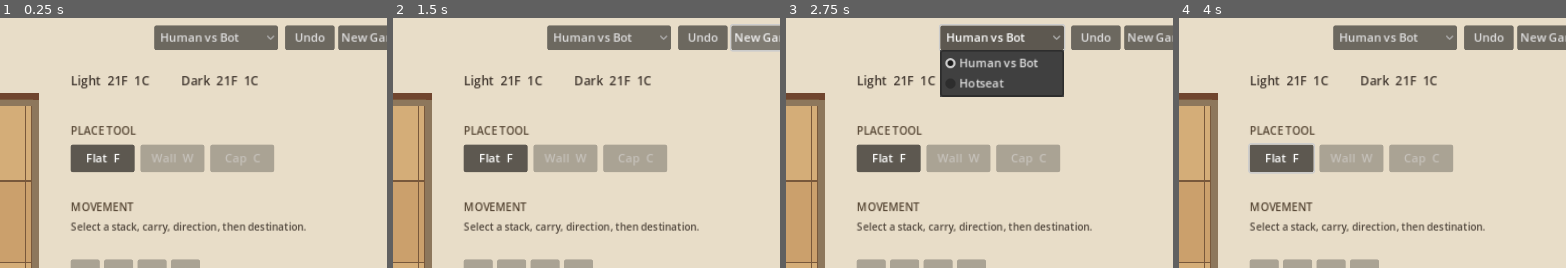
Above: before the commit, frames 1-4 (left to right).
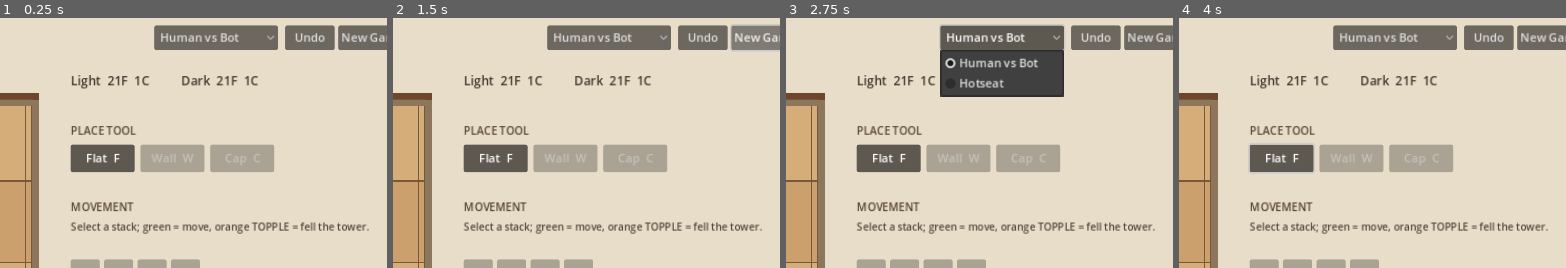
Above: after the commit, the same moments.

Repository: orbitmechanic/tak
Game: Godot game, scene res://scenes/Main.tscn
Same seed, same stepped clock (60 frames per second), same inputs: the game is played once before the commit and once after it.
Inputs:
- Up to frame 1 (0.25 s): no input
- Up to frame 2 (1.5 s): click "New Game" at 0.5 s; click "New Game" at 1.25 s
- Up to frame 3 (2.75 s): click "Human vs Bot" at 2 s
- Up to frame 4 (4 s): click "Undo" at 2.75 s; click "Flat F" at 3.5 s
The pictures show only the part of the screen within x 50-100%, y 0-50%; the shares and areas given below are measured in that part.

The runs differ from the first frame. In frame 1, 1.2% of the frame differs, in the area x 35-96%, y 81-87%; in frame 2, 1.2%; in frame 3, 1.2%; in frame 4, 1.2%.

Commit message:
Add novel-style tower toppling: fell any tower bottom-to-top along a straight ray with room (any top piece incl. capstone; walls re-stand, blocked by walls/edge/occupied landing); topple rays shown on stack select with orange TOPPLE markers; bot sees and uses topples via engine legal moves; 7 new tests (45 total)

Diff:
--- a/Probe.gd
+++ b/Probe.gd
@@ -14,6 +14,7 @@
 	_test_wall_rules()
 	_test_wall_carry()
 	_test_topple()
+	_test_topple_tower()
 	_test_roads()
 	_test_full_board_count()
 	_test_clone()
@@ -255,6 +256,50 @@
 	_check("random move sampler emits legal moves", checked > 0 and legal, "sampled an illegal move")
 	_check("random move sampler checked 300 positions", checked >= 250, "too many sampler calls returned empty")
 
+func _test_topple_tower() -> void:
+	var t: TakState = _normal_state()
+	t.current = 0
+	_put(t, 10, 0, TakState.FLAT)
+	_put(t, 10, 1, TakState.FLAT)
+	_put(t, 10, 0, TakState.CAPSTONE)
+	var legal_listed: bool = false
+	for m: Dictionary in t.legal_moves():
+		if m.get("kind") == "topple" and int(m.get("from", -1)) == 10 and int(m.get("dir", -1)) == 0:
+			legal_listed = true
+	var legal: bool = t.is_legal({"kind": "topple", "from": 10, "dir": 0})
+	t.apply_move({"kind": "topple", "from": 10, "dir": 0})
+	var distributed: bool = int(t.heights[10]) == 0 and int(t.heights[11]) == 1 and t.piece_owner(11) == 0 and t.piece_type(11) == TakState.FLAT and t.piece_owner(12) == 1 and t.piece_owner(13) == 0 and t.piece_type(13) == TakState.CAPSTONE
+	_check("tower topple distributes bottom to top", legal_listed and legal and distributed, "topple distribution wrong")
+	var b: TakState = _normal_state()
+	b.current = 0
+	_put(b, 10, 0, TakState.FLAT)
+	_put(b, 10, 0, TakState.FLAT)
+	_put(b, 12, 1, TakState.WALL)
+	_check("topple blocked by wall in path", not b.is_legal({"kind": "topple", "from": 10, "dir": 0}) and b.is_legal({"kind": "topple", "from": 10, "dir": 2}), "wall did not block topple or blocking was over-eager")
+	var w: TakState = _normal_state()
+	w.current = 0
+	_put(w, 10, 0, TakState.FLAT)
+	_put(w, 10, 0, TakState.WALL)
+	w.apply_move({"kind": "topple", "from": 10, "dir": 0})
+	_check("wall-top tower topples and re-stands", int(w.heights[12]) == 1 and w.piece_type(12) == TakState.WALL and w.piece_owner(11) == 0, "wall-top tower topple wrong")
+	var tt: TakState = _normal_state()
+	tt.current = 0
+	for i: int in range(6):
+		_put(tt, 12, 0, TakState.FLAT)
+	var no_topple: bool = true
+	for m: Dictionary in tt.legal_moves():
+		if m.get("kind") == "topple" and int(m.get("from", -1)) == 12:
+			no_topple = false
+	_check("six-tall tower cannot topple off board", no_topple and tt.has_legal_move(), "impossible topple offered or tower locked entirely")
+	var rw: TakState = _normal_state()
+	rw.current = 0
+	for cell: int in [1, 6, 16, 21]:
+		_put(rw, cell, 0, TakState.FLAT)
+	_put(rw, 12, 0, TakState.FLAT)
+	_put(rw, 12, 0, TakState.FLAT)
+	rw.apply_move({"kind": "topple", "from": 12, "dir": 1})
+	_check("topple completing a road wins", rw.over and rw.winner == 0, "road win via topple not detected")
+
 func _test_ui_flow() -> void:
 	var game = load("res://scenes/Main.tscn").instantiate()
 	root.add_child(game)
@@ -280,11 +325,23 @@
 		_put(s, cell, 0, TakState.FLAT)
 	game._commit_move({"kind": "place", "cell": 14, "piece_type": TakState.FLAT})
 	var announced: bool = s.over and s.winner == 0 and "Light wins by road" in game.status_label.text
+	game._new_game()
+	var s2 = game.state
+	s2.opening_done = PackedByteArray([1, 1])
+	s2.current = 0
+	_put(s2, 12, 0, TakState.FLAT)
+	_put(s2, 12, 0, TakState.FLAT)
+	game._select_stack(12)
+	var topples_shown: bool = game.topple_options.has(13) and game.topple_options.has(14) and bool(game.topple_options[14]["last"]) and not bool(game.topple_options[13]["last"])
+	game._on_cell_clicked(14)
+	var toppled: bool = int(game.state.heights[12]) == 0 and int(game.state.heights[13]) == 1 and int(game.state.heights[14]) == 1
 	game.queue_free()
 	_check("selecting stack highlights destinations", dest_shown, "no highlight after stack selection")
 	_check("arrow key picks move direction", arrow_sets_direction, "left arrow did not select direction 1")
 	_check("destination click works after stack select", moved_without_ray_direction, "clicking highlighted cell failed to move")
 	_check("road win ends game and is announced", announced, "winning road did not stop/announce game")
+	_check("UI marks topple path with last cell flagged", topples_shown, "topple options not shown on tower select")
+	_check("UI topple click fells tower", toppled, "clicking TOPPLE cell did not topple")
 
 func _seeded_midgame_state() -> TakState:
 	var state: TakState = TakState.new()
--- /dev/null
+++ b/ReproProbe.gd
@@ -0,0 +1,47 @@
+extends SceneTree
+
+var TakState = null
+var game = null
+
+func _initialize() -> void:
+	TakState = load("res://scripts/tak_state.gd")
+	game = load("res://scenes/Main.tscn").instantiate()
+	root.add_child(game)
+	_run()
+
+func _put(s: TakState, cell: int, owner: int, piece: int) -> void:
+	var h: int = int(s.heights[cell])
+	s.cells[cell * TakState.MAX_STACK + h] = owner * 3 + piece
+	s.heights[cell] = h + 1
+	if h == 0:
+		s._occupied_count += 1
+	s._mark_road_masks_dirty()
+
+func _run() -> void:
+	# E1: engine topple onto a TOWER [light flat, dark wall] with lone dark cap
+	var s: TakState = TakState.new()
+	s.opening_done = PackedByteArray([1, 1])
+	s.current = 1
+	_put(s, 11, 0, TakState.FLAT)
+	_put(s, 11, 1, TakState.WALL)
+	_put(s, 12, 1, TakState.CAPSTONE)
+	var mv: Dictionary = {"kind": "move", "from": 12, "carry": 1, "dir": 1, "drops": [1]}
+	print("E1 legality=%s" % str(s.is_legal(mv)))
+	s.apply_move(mv)
+	print("E1 result h=%d types=%d,%d,%d owners=%d,%d,%d (want h=3 wall-as-flat owner1 then cap)" % [
+		int(s.heights[11]), s.piece_type(11, 0), s.piece_type(11, 1), s.piece_type(11, 2),
+		s.piece_owner(11, 0), s.piece_owner(11, 1), s.piece_owner(11, 2)])
+	await process_frame
+	# UI: fresh game, P0 light lone cap at 12 adjacent to dark wall at 11
+	game.hotseat = true
+	var g: TakState = game.state
+	g.opening_done = PackedByteArray([1, 1])
+	g.current = 0
+	_put(g, 11, 1, TakState.WALL)
+	_put(g, 12, 0, TakState.CAPSTONE)
+	g._mark_road_masks_dirty()
+	game._select_stack(12)
+	print("UI dests=%s carry=%d" % [str(game.legal_destinations), game.selected_carry])
+	game._on_cell_clicked(11)
+	print("UI after click h11=%d h12=%d top11=%d (want h11=2 h12=0 cap-on-flattened)" % [int(g.heights[11]), int(g.heights[12]), g.piece_type(11)])
+	quit(0)
--- a/scripts/main.gd
+++ b/scripts/main.gd
@@ -17,6 +17,7 @@
 var selected_carry: int = 1
 var selected_direction: int = -1
 var legal_destinations: Array[int] = []
+var topple_options: Dictionary = {}
 var undo_states: Array[TakState] = []
 var undo_actors: Array[int] = []
 var hud: Control
@@ -96,6 +97,11 @@
 			draw_rect(rect.grow(-7), Color(0.23, 0.56, 0.29, 0.33))
 			if state.piece_type(cell) == TakState.WALL and selected_carry == 1 and state.piece_type(selected_from, int(state.heights[selected_from]) - 1) == TakState.CAPSTONE:
 				draw_string(ThemeDB.fallback_font, rect.position + Vector2(22, CELL - 9), "TOPPLE", HORIZONTAL_ALIGNMENT_LEFT, 72, 12, Color("#fff7d8"))
+		if topple_options.has(cell):
+			draw_rect(rect.grow(-7), Color(0.16, 0.40, 0.72, 0.30))
+			if bool(topple_options[cell]["last"]):
+				draw_rect(rect.grow(-4), Color(0.98, 0.65, 0.20, 0.9), false, 3.0)
+				draw_string(ThemeDB.fallback_font, rect.position + Vector2(6, CELL - 9), "TOPPLE", HORIZONTAL_ALIGNMENT_LEFT, 100, 12, Color("#fff7d8"))
 		if cell == selected_from:
 			draw_rect(rect.grow(-4), Color(0.95, 0.79, 0.28, 0.54))
 		draw_rect(rect, Color("#78583b"), false, 2.0)
@@ -225,7 +231,7 @@
 		button.pressed.connect(_on_tool_pressed.bind(type))
 		tool_buttons.append(button)
 	_add_label("MOVEMENT", Vector2(665, 263), Vector2(150, 25), 15, Color("#554533"))
-	_add_label("Select a stack, carry, direction, then destination.", Vector2(665, 291), Vector2(390, 48), 14, Color("#51473d"))
+	_add_label("Select a stack; green = move, orange TOPPLE = fell the tower.", Vector2(665, 291), Vector2(390, 48), 14, Color("#51473d"))
 	for direction: int in range(4):
 		var names: Array[String] = ["→", "←", "↓", "↑"]
 		var positions: Array[Vector2] = [Vector2(665, 346), Vector2(711, 346), Vector2(757, 346), Vector2(803, 346)]
@@ -269,6 +275,11 @@
 	_update_hud()
 
 func _on_cell_clicked(cell: int) -> void:
+	if selected_from >= 0 and topple_options.has(cell) and bool(topple_options[cell]["last"]):
+		var topple_move: Dictionary = {"kind": "topple", "from": selected_from, "dir": int(topple_options[cell]["dir"])}
+		if state.is_legal(topple_move):
+			_commit_move(topple_move)
+			return
 	if selected_from >= 0 and cell != selected_from:
 		var tried: Array[int] = []
 		if selected_direction >= 0:
@@ -294,7 +305,7 @@
 			if state.is_legal(move):
 				_commit_move(move)
 		return
-	if state.piece_owner(cell) == state.current and state.piece_type(cell) != TakState.WALL:
+	if state.piece_owner(cell) == state.current:
 		_select_stack(cell)
 	else:
 		_clear_selection()
@@ -311,6 +322,12 @@
 		carry_buttons.append(button)
 	for button: Button in direction_buttons:
 		button.disabled = false
+	for direction: int in range(4):
+		var landing: Array[int] = state.topple_landing_cells(cell, direction)
+		if landing.is_empty():
+			continue
+		for index: int in range(landing.size()):
+			topple_options[landing[index]] = {"dir": direction, "last": index == landing.size() - 1}
 	_refresh_destinations()
 	queue_redraw()
 
@@ -432,6 +449,7 @@
 	selected_from = -1
 	selected_direction = -1
 	legal_destinations.clear()
+	topple_options.clear()
 	for button: Button in carry_buttons:
 		button.queue_free()
 	carry_buttons.clear()
--- a/scripts/tak_state.gd
+++ b/scripts/tak_state.gd
@@ -213,6 +213,12 @@
 		for carry: int in range(1, max_carry + 1):
 			for direction: int in range(4):
 				_append_paths(moves, cell, carry, direction, 0, [], 0)
+	for cell: int in range(CELL_COUNT):
+		if int(heights[cell]) < 2 or piece_owner(cell) != current:
+			continue
+		for direction: int in range(4):
+			if not topple_landing_cells(cell, direction).is_empty():
+				moves.append({"kind": "topple", "from": cell, "dir": direction})
 	return moves
 
 func has_legal_move() -> bool:
@@ -224,13 +230,41 @@
 		if _occupied_count < CELL_COUNT:
 			return true
 	for cell: int in range(CELL_COUNT):
-		if piece_owner(cell) != current or piece_type(cell) == WALL:
+		if piece_owner(cell) != current:
 			continue
-		for carry: int in range(1, mini(5, int(heights[cell])) + 1):
+		if piece_type(cell) != WALL:
+			for carry: int in range(1, mini(5, int(heights[cell])) + 1):
+				for direction: int in range(4):
+					if _has_any_path(cell, carry, direction):
+						return true
+		if int(heights[cell]) >= 2:
 			for direction: int in range(4):
-				if _has_any_path(cell, carry, direction):
+				if not topple_landing_cells(cell, direction).is_empty():
 					return true
 	return false
+
+func topple_landing_cells(from: int, direction: int) -> Array[int]:
+	var result: Array[int] = []
+	if over:
+		return result
+	var height: int = int(heights[from])
+	if height < 2:
+		return result
+	var owner: int = piece_owner(from)
+	if owner != current:
+		return result
+	for step: int in range(1, height + 1):
+		var cell: int = _neighbor(from, direction, step)
+		if cell < 0:
+			return []
+		var stone: int = int(cells[from * MAX_STACK + step - 1])
+		var stone_type: int = stone % 3
+		if piece_type(cell) == WALL:
+			return []
+		if stone_type == WALL and int(heights[cell]) > 0:
+			return []
+		result.append(cell)
+	return result
 
 func _append_paths(moves: Array[Dictionary], origin: int, carry: int, direction: int, distance: int, drops: Array[int], used: int) -> void:
 	if distance >= BOARD_SIZE:
@@ -273,6 +307,14 @@
 		if piece == FLAT or piece == WALL:
 			return reserve_flats[current] > 0
 		return piece == CAPSTONE and reserve_caps[current] > 0
+	if str(move["kind"]) == "topple":
+		if not move.has("from") or not move.has("dir"):
+			return false
+		var origin_t: int = int(move["from"])
+		var direction_t: int = int(move["dir"])
+		if direction_t < 0 or direction_t > 3:
+			return false
+		return not topple_landing_cells(origin_t, direction_t).is_empty()
 	if str(move["kind"]) != "move" or not move.has("from") or not move.has("carry") or not move.has("dir"):
 		return false
 	var origin: int = int(move["from"])
@@ -385,6 +427,16 @@
 			return _stamp_random_move(opening_moves[rng.randi_range(0, opening_moves.size() - 1)])
 		return {}
 	var movable_cells: PackedInt32Array = _movable_cells[current]
+	if rng.randf() < 0.25:
+		var tower_cells: Array[int] = []
+		for cell: int in range(CELL_COUNT):
+			if int(heights[cell]) >= 2 and piece_owner(cell) == current:
+				tower_cells.append(cell)
+		if not tower_cells.is_empty():
+			var origin_topple: int = tower_cells[rng.randi_range(0, tower_cells.size() - 1)]
+			var dir_topple: int = rng.randi_range(0, 3)
+			if not topple_landing_cells(origin_topple, dir_topple).is_empty():
+				return _stamp_random_move({"kind": "topple", "from": origin_topple, "dir": dir_topple})
 	for attempt: int in range(8):
 		if movable_cells.is_empty():
 			break
@@ -431,6 +483,8 @@
 func _move_signature(move: Dictionary) -> int:
 	if str(move.get("kind", "")) == "place":
 		return (1 << 30) | (int(move["cell"]) << 3) | int(move["piece_type"])
+	if str(move.get("kind", "")) == "topple":
+		return (2 << 30) | int(move["from"]) | (int(move["dir"]) << 5)
 	var signature: int = int(move["from"]) | (int(move["carry"]) << 5) | (int(move["dir"]) << 8)
 	var drops: Array = move.get("drops", [])
 	for index: int in range(drops.size()):
@@ -465,6 +519,8 @@
 		else:
 			reserve_flats[owner] -= 1
 		opening_done[actor] = 1
+	elif str(move["kind"]) == "topple":
+		_apply_topple(move)
 	else:
 		_apply_stack_move(move)
 	turn_number += 1
@@ -522,6 +578,29 @@
 			offset += 1
 		_update_road_mask_cell(destination)
 
+func _apply_topple(move: Dictionary) -> void:
+	var origin: int = int(move["from"])
+	var direction: int = int(move["dir"])
+	var landing: Array[int] = topple_landing_cells(origin, direction)
+	var height: int = int(heights[origin])
+	var base: int = origin * MAX_STACK
+	var carried: Array[int] = []
+	for index: int in range(height):
+		carried.append(int(cells[base + index]))
+	for index: int in range(height):
+		cells[base + index] = 0
+	heights[origin] = 0
+	_occupied_count -= 1
+	_update_road_mask_cell(origin)
+	for index: int in range(height):
+		var destination: int = landing[index]
+		var previous: int = int(heights[destination])
+		cells[destination * MAX_STACK + previous] = carried[index]
+		heights[destination] = previous + 1
+		if previous == 0:
+			_occupied_count += 1
+		_update_road_mask_cell(destination)
+
 func _push_piece(cell: int, owner: int, piece: int) -> void:
 	_push_encoded(cell, owner * 3 + piece)
 
Not shown, added: ReproProbe.gd.uid
Not shown, changed: README.md
